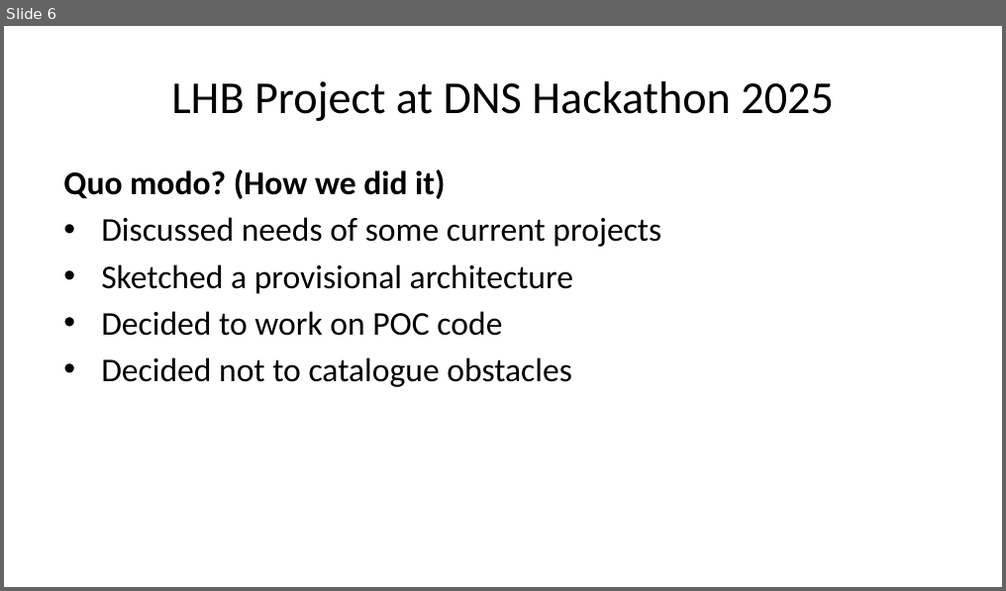
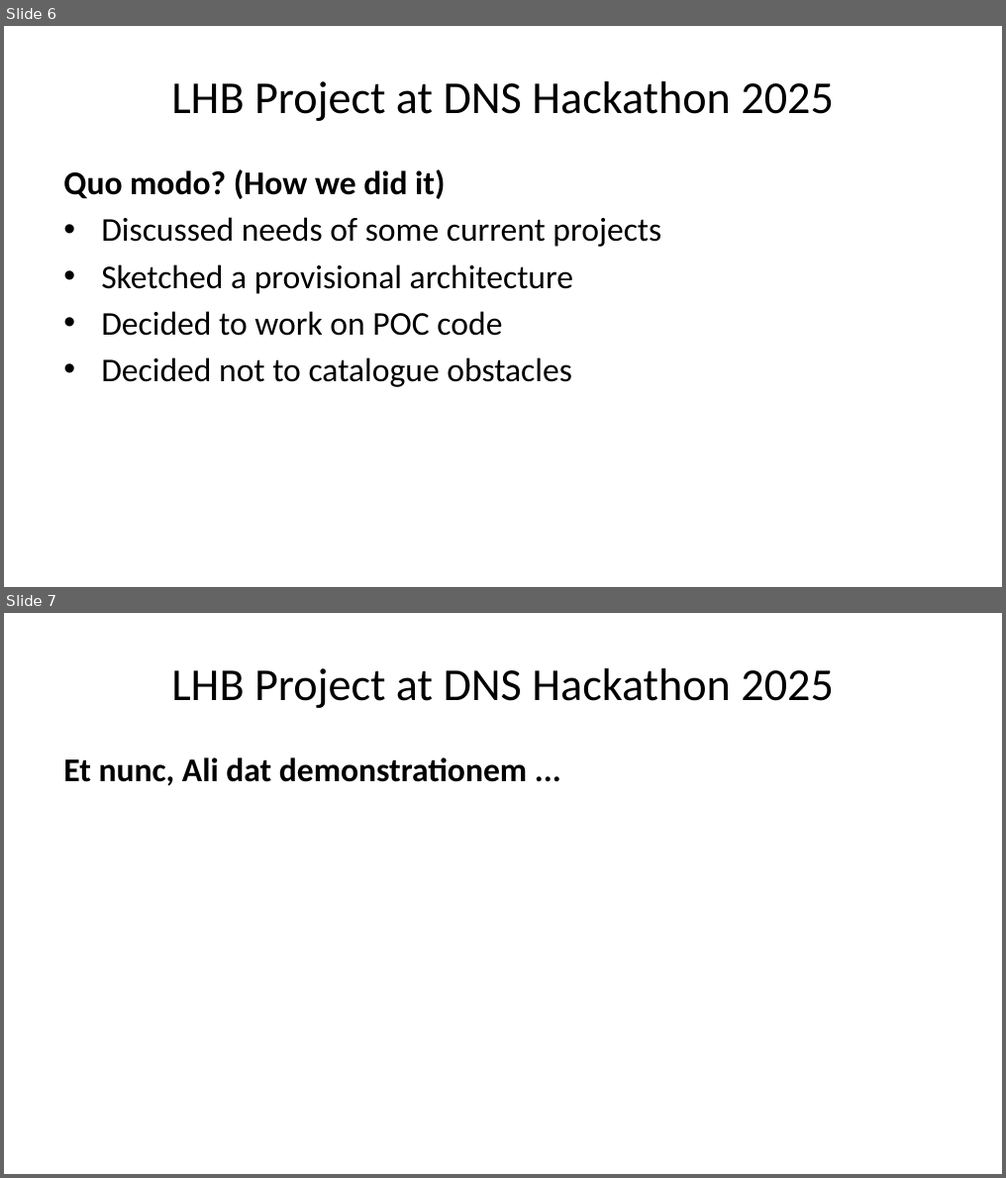
Before and after one commit to DNS-Hackathon/LHB, a slide deck: Slides.pptx. Shown one above the other, each under a label of ours: slide 6 before the commit, slides 6 and 7 after it. The pictures are 1006x591 and 1006x1178 pixels, drawn with LibreOffice and Linux fonts; fonts in the diff are those of the drawing. Boxes give left, top, right and bottom in pixels: in the first picture for what was removed or moved away, otherwise in the second. Text is boxed around its words. In the diff, an @@ line names an element or a change of style, - is before the commit and + after.

```diff
--- a/Slides.pptx
+++ b/Slides.pptx
@@ slide 7 added at bbox=[4, 613, 1002, 1174], background #FFFFFF @@
@@ title added at bbox=[171, 668, 833, 708], 33 pt, text #000000 @@
+LHB Project at DNS Hackathon 2025
@@ text added at bbox=[63, 758, 527, 786], 24 pt, text #000000, bold @@
+Et nunc, Ali dat demonstrationem ...
```
Also in this commit, not shown: 2 slides changed, 2 other files.
